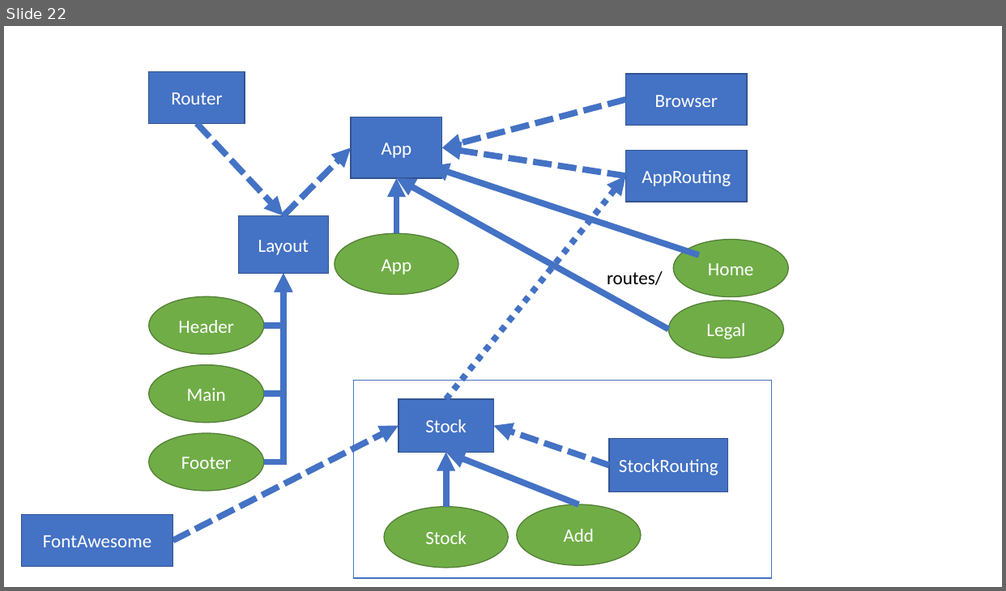
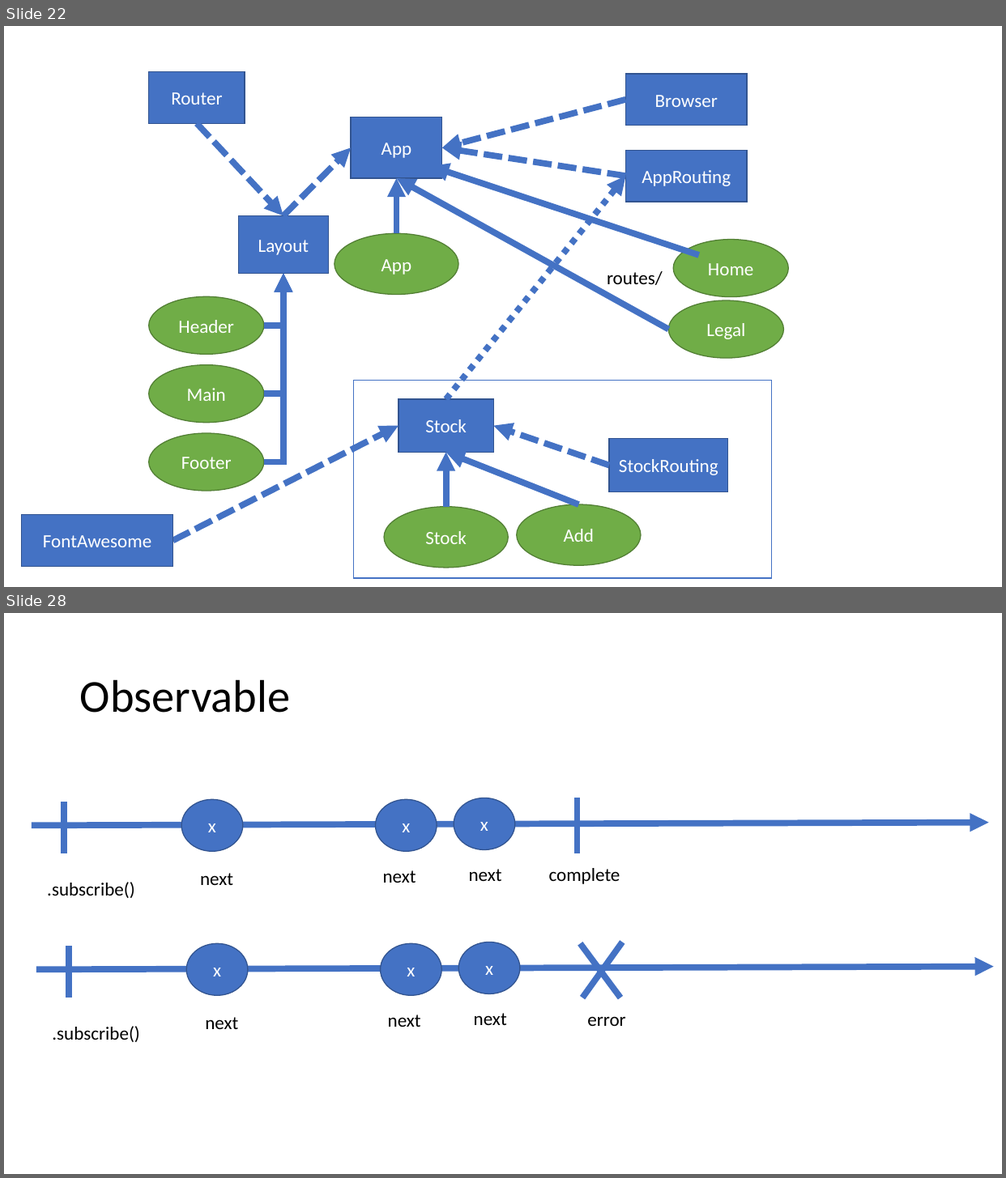
Before and after one commit to jlg-formation/agucv1-mai-2022, a slide deck: notes.pptx. Shown one above the other, each under a label of ours: slide 22 before the commit, slides 22 and 28 after it; the slides between them are not shown. The pictures are 1006x591 and 1006x1178 pixels, drawn with LibreOffice and Linux fonts; fonts in the diff are those of the drawing. Boxes give left, top, right and bottom in pixels: in the first picture for what was removed or moved away, otherwise in the second. Text is boxed around its words. In the diff, an @@ line names an element or a change of style, - is before the commit and + after.

```diff
--- a/notes.pptx
+++ b/notes.pptx
@@ slide 28 added at <box>4,613,1002,1174</box>, background #FFFFFF @@
@@ title added at <box>80,679,290,713</box>, 44 pt, text #000000 @@
+Observable
@@ line added from (64, 802) to (64, 854), #4472C4 6 pt @@
@@ ellipse added at <box>181,799,243,851</box>, fill #4472C4, outline #325491 1 pt, 18 pt, text #FFFFFF @@
+x
@@ ellipse added at <box>375,799,437,851</box>, fill #4472C4, outline #325491 1 pt, 18 pt, text #FFFFFF @@
+x
@@ ellipse added at <box>454,798,515,850</box>, fill #4472C4, outline #325491 1 pt, 18 pt, text #FFFFFF @@
+x
@@ line added from (577, 798) to (577, 854), #4472C4 6 pt @@
@@ arrow added from (32, 825) to (989, 823), #4472C4 6 pt @@
@@ text added at <box>200,873,233,885</box>, 18 pt, text #000000 @@
+next
@@ text added at <box>383,871,416,883</box>, 18 pt, text #000000 @@
+next
@@ text added at <box>469,869,502,881</box>, 18 pt, text #000000 @@
+next
@@ text added at <box>549,868,620,884</box>, 18 pt, text #000000 @@
+complete
@@ text added at <box>47,882,135,898</box>, 18 pt, text #000000 @@
+.subscribe()
@@ line added from (69, 946) to (69, 998), #4472C4 6 pt @@
@@ ellipse added at <box>187,944,248,995</box>, fill #4472C4, outline #325491 1 pt, 18 pt, text #FFFFFF @@
+x
@@ ellipse added at <box>381,944,442,995</box>, fill #4472C4, outline #325491 1 pt, 18 pt, text #FFFFFF @@
+x
@@ ellipse added at <box>458,943,520,994</box>, fill #4472C4, outline #325491 1 pt, 18 pt, text #FFFFFF @@
+x
@@ line added from (581, 944) to (621, 998), #4472C4 6 pt @@
@@ line added from (622, 943) to (582, 998), #4472C4 6 pt @@
@@ arrow added from (36, 970) to (994, 967), #4472C4 6 pt @@
@@ text added at <box>205,1017,238,1029</box>, 18 pt, text #000000 @@
+next
@@ text added at <box>388,1015,421,1027</box>, 18 pt, text #000000 @@
+next
@@ text added at <box>474,1013,507,1025</box>, 18 pt, text #000000 @@
+next
@@ text added at <box>587,1016,625,1026</box>, 18 pt, text #000000 @@
+error
@@ text added at <box>52,1026,140,1042</box>, 18 pt, text #000000 @@
+.subscribe()
```
Also in this commit, not shown: 4 slides changed, 6 other slides added.
